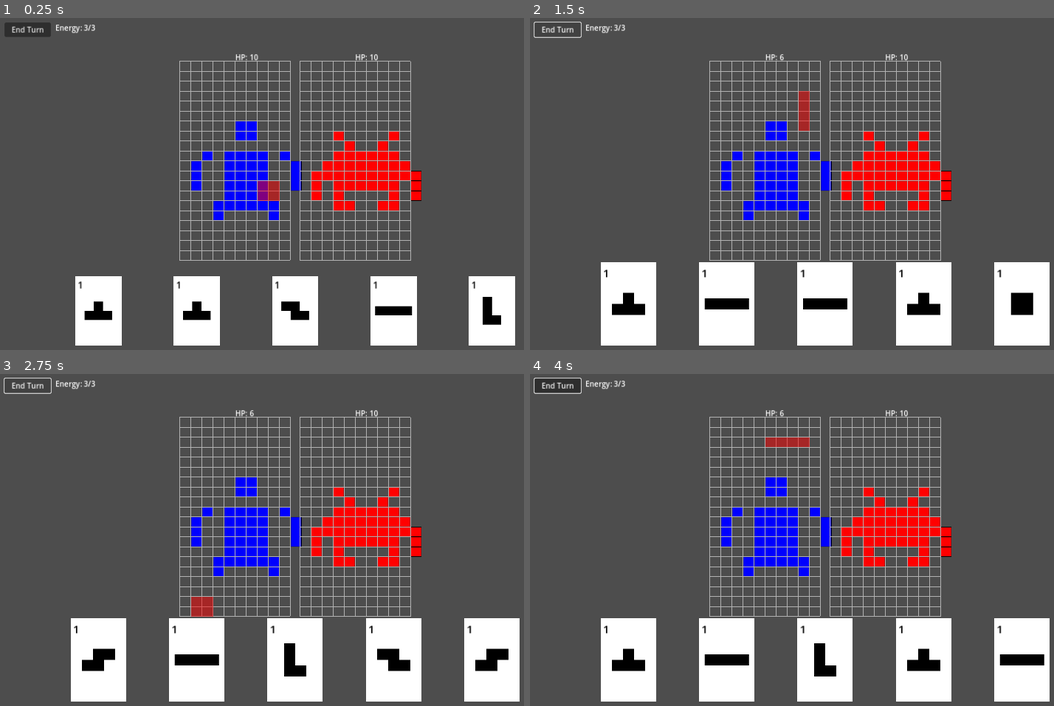
Above: before the commit, frames 1-4 (two rows, left to right).
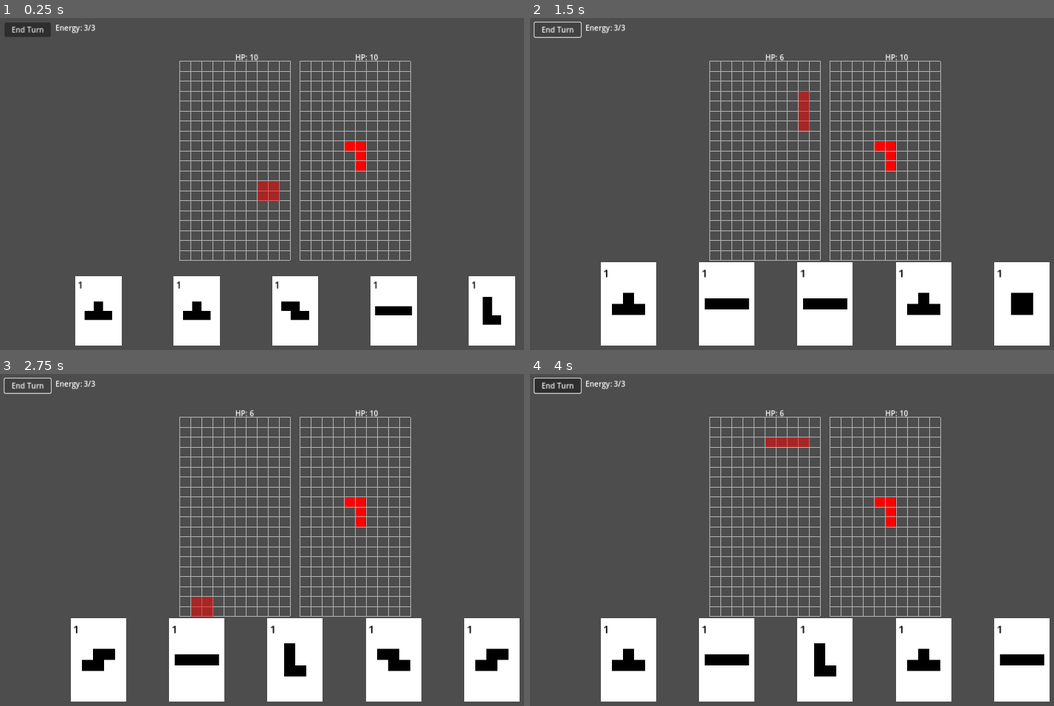
Above: after the commit, the same moments.

Repository: dBinet/SquirrelAttack
Game: Godot game, scene res://scenes/Main.tscn
The game is run twice, just before and just after one commit, with the same random seed, the same clock (stepped at 60 frames per second) and the same inputs.
Inputs (mouse positions are in pixels of both pictures, inside the frame that each line leads up to):
- Up to frame 1 (0.25 s): no input
- Up to frame 2 (1.5 s): click "End Turn" at 0.5 s; click "End Turn" at 1.25 s
- Up to frame 3 (2.75 s): click "End Turn" at 2 s
- Up to frame 4 (4 s): tap Enter at 2.75 s; move the mouse to (954, 523) at 2.77 s; click (954, 523) at 2.92 s; tap Space at 3.5 s; drag from (708, 556) to (797, 606) at 3.52 s

The runs differ from the first frame. In frame 1, 4.5% of the frame differs, in the area x 36-81%, y 31-61%; in frame 2, 4.5%; in frame 3, 4.5%; in frame 4, 4.5%.

Commit message:
Update sprite drawing to use non-negative coordinates

Diff:
--- a/scripts/CharacterData.gd
+++ b/scripts/CharacterData.gd
@@ -139,41 +139,9 @@
     var size := int(GRID.CELL_SIZE * GRID.COLS)
     var ratio := float(size) / base_size
 
-    var min_x := 0.0
-    var min_y := 0.0
     var shapes: Array = _extract_all_shapes(desc.get("shapes", []))
-    if shapes.size() > 0:
-        var first := true
-        for s in shapes:
-            match String(s.get("type", "")):
-                "rect":
-                    var p: Array = s.get("position", [0, 0])
-                    if first:
-                        min_x = float(p[0])
-                        min_y = float(p[1])
-                        first = false
-                    else:
-                        min_x = min(min_x, float(p[0]))
-                        min_y = min(min_y, float(p[1]))
-                "circle":
-                    var c: Array = s.get("center", [0, 0])
-                    var rad: float = float(s.get("radius", 0))
-                    var cx := float(c[0]) - rad
-                    var cy := float(c[1]) - rad
-                    if first:
-                        min_x = cx
-                        min_y = cy
-                        first = false
-                    else:
-                        min_x = min(min_x, cx)
-                        min_y = min(min_y, cy)
-
-    # Always translate shapes so the minimum coordinates line up with (0, 0).
-    # This means the top-left corner of the final texture corresponds to
-    # the smallest x and y values found in the description regardless of
-    # whether they are positive or negative.
-    var offset_x: float = -float(min_x)
-    var offset_y: float = -float(min_y)
+    var offset_x: float = 0.0
+    var offset_y: float = 0.0
 
     var img := Image.create(size, size, false, Image.FORMAT_RGBA8)
     var base_col := _to_color(desc.get("base_color", [0, 0, 0, 0]))
@@ -214,10 +182,8 @@
     var desc: Dictionary = _characters[name]
     var scale := float(GRID.CELL_SIZE * GRID.COLS) / float(desc.get("size", 1))
     var size_px := float(GRID.CELL_SIZE * GRID.COLS)
-    var min_x := INF
-    var min_y := INF
-    var max_x := -INF
-    var max_y := -INF
+    var max_x := 0.0
+    var max_y := 0.0
     var shapes: Array = _extract_all_shapes(desc.get("shapes", []))
     if shapes.size() > 0:
         for s in shapes:
@@ -225,46 +191,23 @@
                 "rect":
                     var p: Array = s.get("position", [0, 0])
                     var sz: Array = s.get("size", [0, 0])
-                    var x_pos: float = float(p[0]) * scale
-                    var y_pos: float = float(p[1]) * scale
-                    var x_end: float = x_pos + float(sz[0]) * scale
-                    var y_end: float = y_pos + float(sz[1]) * scale
-                    min_x = min(min_x, x_pos)
-                    min_y = min(min_y, y_pos)
-                    max_x = max(max_x, x_pos) # ignore width for centering
-                    max_y = max(max_y, y_pos)
-                    # ensure entire rect fits inside the image when size is negative
-                    if float(sz[0]) < 0:
-                        min_x = min(min_x, x_end)
-                    if float(sz[1]) < 0:
-                        min_y = min(min_y, y_end)
+                    var x_end: float = (float(p[0]) + float(sz[0])) * scale
+                    var y_end: float = (float(p[1]) + float(sz[1])) * scale
+                    max_x = max(max_x, x_end)
+                    max_y = max(max_y, y_end)
                 "circle":
                     var ctr: Array = s.get("center", [0, 0])
                     var rad: float = float(s.get("radius", 0)) * scale
-                    var cx := float(ctr[0]) * scale
-                    var cy := float(ctr[1]) * scale
-                    var x0 := cx - rad
-                    var y0 := cy - rad
-                    min_x = min(min_x, x0)
-                    min_y = min(min_y, y0)
-                    max_x = max(max_x, cx) # ignore radius for centering
-                    max_y = max(max_y, cy)
-    if min_x == INF:
-        min_x = 0
-    if min_y == INF:
-        min_y = 0
-
-    # Offset so the minimum coordinates align with the origin. This keeps the
-    # sprite anchored with its top-left corner at (0, 0).
-    var translation_x: float = -float(min_x)
-    var translation_y: float = -float(min_y)
-
-    var size := Vector2(max_x - min_x, max_y - min_y)
+                    var x_end: float = float(ctr[0]) * scale + rad
+                    var y_end: float = float(ctr[1]) * scale + rad
+                    max_x = max(max_x, x_end)
+                    max_y = max(max_y, y_end)
+
+    var size := Vector2(max_x, max_y)
     _bounds[name] = size
 
     var img_size: float = float(GRID.CELL_SIZE * GRID.COLS)
-    var center := Vector2((min_x + max_x) / 2.0 + translation_x,
-        (min_y + max_y) / 2.0 + translation_y)
+    var center := Vector2(max_x / 2.0, max_y / 2.0)
     var raw_offset := Vector2(img_size / 2.0 - center.x, img_size / 2.0 - center.y)
     var cell := float(GRID.CELL_SIZE)
     var offset := Vector2(round(raw_offset.x / cell) * cell,
@@ -285,34 +228,7 @@
     _check_cell_size()
     if _top_left_offsets.has(name):
         return _top_left_offsets[name]
-    if not _characters.has(name):
-        return Vector2.ZERO
-    var desc: Dictionary = _characters[name]
-    var scale := float(GRID.CELL_SIZE * GRID.COLS) / float(desc.get("size", 1))
-    var min_x := INF
-    var min_y := INF
-    var shapes: Array = _extract_all_shapes(desc.get("shapes", []))
-    if shapes.size() > 0:
-        for s in shapes:
-            match String(s.get("type", "")):
-                "rect":
-                    var p: Array = s.get("position", [0, 0])
-                    min_x = min(min_x, float(p[0]) * scale)
-                    min_y = min(min_y, float(p[1]) * scale)
-                "circle":
-                    var c: Array = s.get("center", [0, 0])
-                    var rad: float = float(s.get("radius", 0)) * scale
-                    min_x = min(min_x, float(c[0]) * scale - rad)
-                    min_y = min(min_y, float(c[1]) * scale - rad)
-    if min_x == INF:
-        min_x = 0
-    if min_y == INF:
-        min_y = 0
-    # Use the minimum coordinates to anchor the top-left corner at (0, 0).
-    var translation_x: float = -float(min_x)
-    var translation_y: float = -float(min_y)
-    var cell := float(GRID.CELL_SIZE)
-    var offset := Vector2(round(translation_x / cell) * cell, round(translation_y / cell) * cell)
+    var offset := Vector2.ZERO
     _top_left_offsets[name] = offset
     return offset
 
Not shown, changed: README.md
